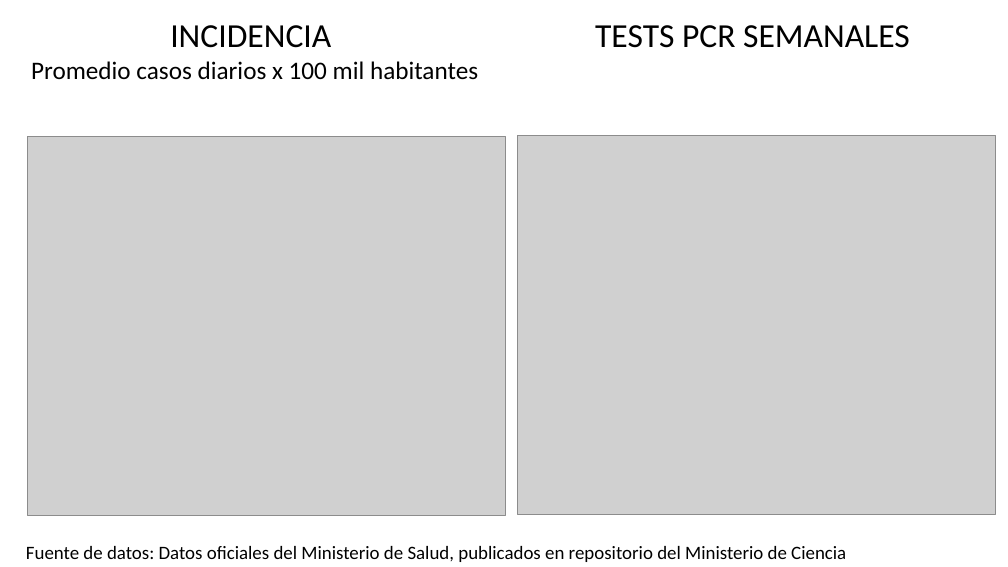
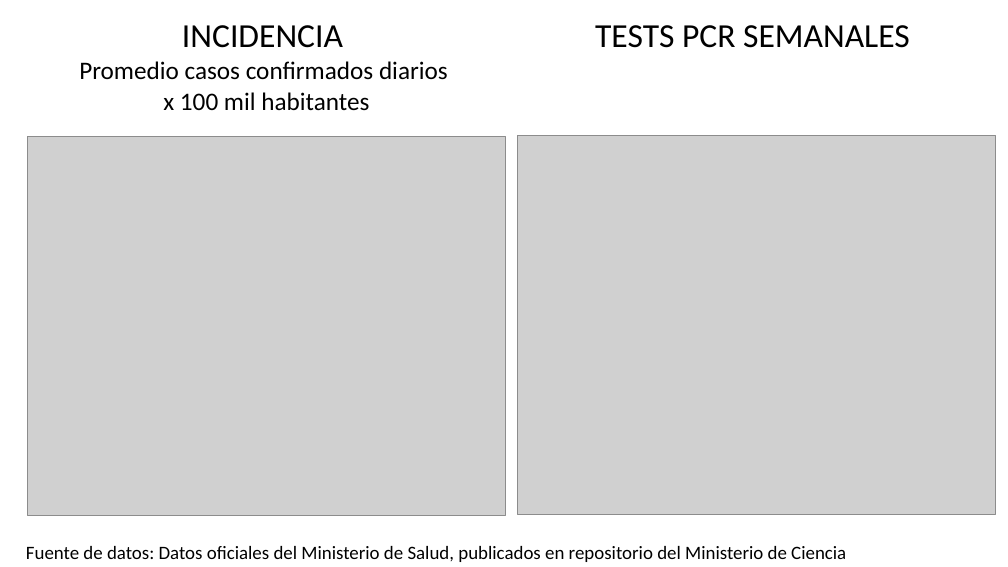
Before and after one commit to dataCovid19CL/capsulasSemanales, a slide deck: slide 9 of DATOS COVID Chile 2021 11 20.pptx. Drawn at 1008x567 pixels with LibreOffice and Linux fonts; fonts in the diff are those of the drawing; grey boxes stand for pictures. Boxes give left, top, right and bottom in pixels: in the first picture for what was removed or moved away, otherwise in the second. Text is boxed around its words. In the diff, an @@ line names an element or a change of style, - is before the commit and + after.

```diff
--- a/DATOS COVID Chile 2021 11 20.pptx
+++ b/DATOS COVID Chile 2021 11 20.pptx
@@ text at bbox=[79, 61, 448, 111]: text changed @@
-Promedio casos diarios x 100 mil habitantes
+Promedio casos confirmados diarios
+x 100 mil habitantes
```
Also in this commit, not shown: 2 other slides changed, 7 other files.
